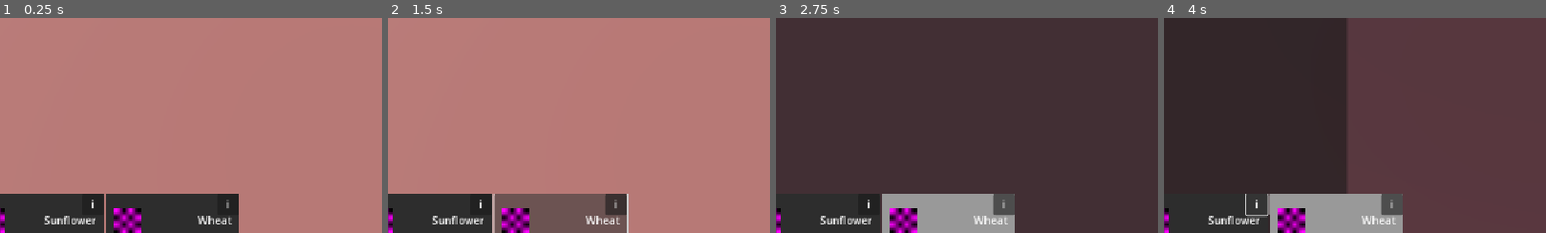
Above: before the commit, frames 1-4 (left to right).
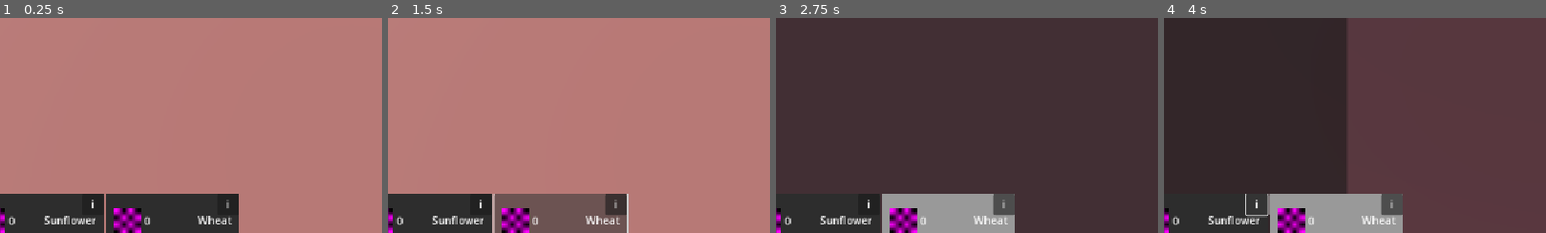
Above: after the commit, the same moments.

Repository: ToBinio/secrets-of-soil
Game: Godot game, scene res://scenes/main.tscn
Two runs of this game, one before a commit and one after it. Both use one fixed random seed, a clock stepped at 60 frames per second and the inputs below.
Inputs (mouse positions are % of the whole screen's width and height, from its top left):
- Up to frame 1 (0.25 s): no input
- Up to frame 2 (1.5 s): click "Sunflower" (after the commit: "0") at 0.5 s; click (26, 94) at 1.25 s, where only the run after the commit has a clickable "0"
- Up to frame 3 (2.75 s): click "Next Day" at 2 s
- Up to frame 4 (4 s): click "Next Day" at 2.75 s; click "i" at 3.5 s
The pictures show only the part of the screen within x 4-54%, y 47-97%; the shares and areas given below are measured in that part.

The runs differ from the first frame. In frame 1, 0.1% of the frame differs, in the area x 2-40%, y 92-97%; in frame 2, 0.1%; in frame 3, 0.1%; in frame 4, 0.1%.

Commit message:
inventory

Diff:
--- a/scenes/ui/plant_selection.tscn
+++ b/scenes/ui/plant_selection.tscn
@@ -41,6 +41,18 @@
 grow_vertical = 2
 texture = SubResource("PlaceholderTexture2D_q1j3t")
 
+[node name="Count" type="Label" parent="."]
+layout_mode = 1
+anchors_preset = 4
+anchor_top = 0.5
+anchor_bottom = 0.5
+offset_left = 57.0
+offset_top = -11.0
+offset_right = 146.0
+offset_bottom = 12.0
+grow_vertical = 2
+text = "0"
+
 [node name="Name" type="Label" parent="."]
 layout_mode = 1
 anchors_preset = 6
--- a/scripts/autoloads/inventory.gd
+++ b/scripts/autoloads/inventory.gd
@@ -1 +1,7 @@
 extends Node
+
+var plants: Dictionary[PlantResource, int]
+
+func _ready() -> void:
+	for plant in Plants.all_plants():
+		plants[plant] = 0
--- a/scripts/components/plant.gd
+++ b/scripts/components/plant.gd
@@ -13,4 +13,5 @@
 
 func _on_click():
 	print("harvest " + plant.name)
+	Inventory.plants[plant] += 1;
 	queue_free()
--- a/scripts/ui/plant_selection.gd
+++ b/scripts/ui/plant_selection.gd
@@ -6,6 +6,7 @@
 var plant: PlantResource
 
 @onready var name_label: Label = $Name
+@onready var count: Label = $Count
 
 func _ready() -> void:
 	name_label.text = plant.name
@@ -16,6 +17,8 @@
 	else:
 		add_theme_stylebox_override("normal", inactive_pannel_state)
 
+	count.text = str(Inventory.plants[plant])
+
 func _on_pressed() -> void:
 	Events.selected_plant = plant
 
